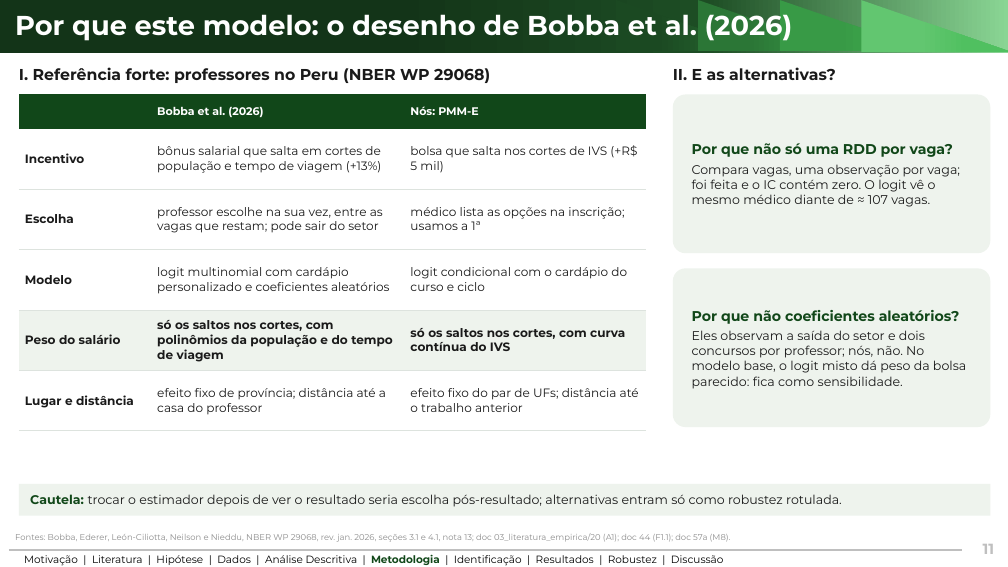
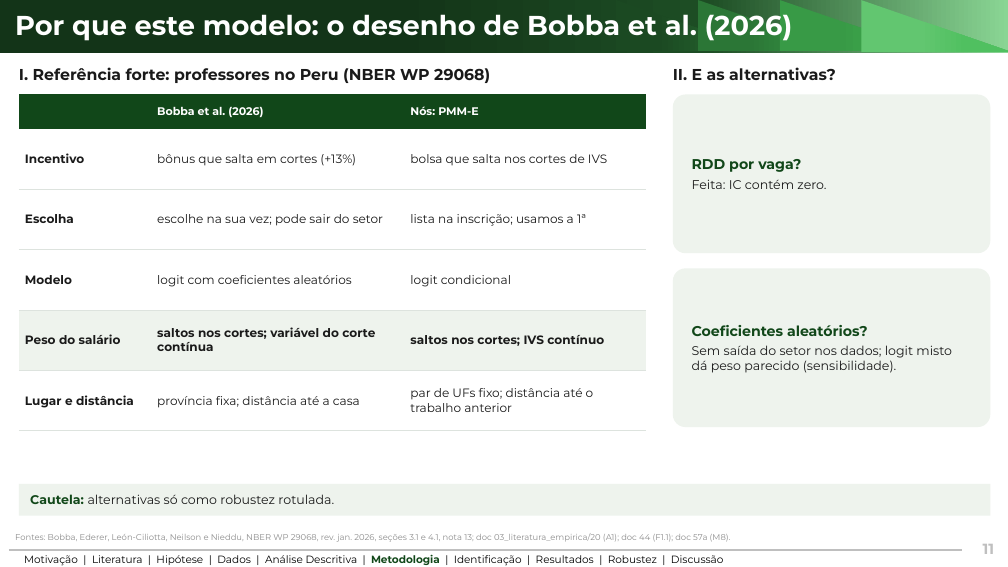
Before and after one commit to ka1victor/impact-eval-health-econ-pmme, a slide deck: slide 11 of output/apresentacao_banca_final/deck_banca_final.pptx. Drawn at 1008x567 pixels with LibreOffice and Linux fonts; fonts in the diff are those of the drawing; background and template pictures are left out. Boxes give left, top, right and bottom in pixels: in the first picture for what was removed or moved away, otherwise in the second. Text is boxed around its words. In the diff, an @@ line names an element or a change of style, - is before the commit and + after.

```diff
--- a/output/apresentacao_banca_final/deck_banca_final.pptx
+++ b/output/apresentacao_banca_final/deck_banca_final.pptx
@@ table at <box>19,95,647,431</box> @@
-row 2, column 2: bônus salarial que salta em cortes de população e tempo de viagem (+13%)
+row 2, column 2: bônus que salta em cortes (+13%)
-row 2, column 3: bolsa que salta nos cortes de IVS (+R$ 5 mil)
+row 2, column 3: bolsa que salta nos cortes de IVS
-row 3, column 2: professor escolhe na sua vez, entre as vagas que restam; pode sair do setor
+row 3, column 2: escolhe na sua vez; pode sair do setor
-row 3, column 3: médico lista as opções na inscrição; usamos a 1ª
+row 3, column 3: lista na inscrição; usamos a 1ª
-row 4, column 2: logit multinomial com cardápio personalizado e coeficientes aleatórios
+row 4, column 2: logit com coeficientes aleatórios
-row 4, column 3: logit condicional com o cardápio do curso e ciclo
+row 4, column 3: logit condicional
-row 5, column 2: só os saltos nos cortes, com polinômios da população e do tempo de viagem
+row 5, column 2: saltos nos cortes; variável do corte contínua
-row 5, column 3: só os saltos nos cortes, com curva contínua do IVS
+row 5, column 3: saltos nos cortes; IVS contínuo
-row 6, column 2: efeito fixo de província; distância até a casa do professor
+row 6, column 2: província fixa; distância até a casa
-row 6, column 3: efeito fixo do par de UFs; distância até o trabalho anterior
+row 6, column 3: par de UFs fixo; distância até o trabalho anterior
@@ text in rounded rectangle at <box>692,159,826,189</box>: text changed @@
-Por que não só uma RDD por vaga?
-Compara vagas, uma observação por vaga; foi feita e o IC contém zero. O logit vê o mesmo médico diante de ≈ 107 vagas.
+RDD por vaga?
+Feita: IC contém zero.
@@ text in rounded rectangle at <box>692,325,952,373</box>: text changed @@
-Por que não coeficientes aleatórios?
-Eles observam a saída do setor e dois concursos por professor; nós, não. No modelo base, o logit misto dá peso da bolsa parecido: fica como sensibilidade.
+Coeficientes aleatórios?
+Sem saída do setor nos dados; logit misto dá peso parecido (sensibilidade).
@@ text in rectangle at <box>30,494,334,504</box>: text changed @@
-Cautela: trocar o estimador depois de ver o resultado seria escolha pós-resultado; alternativas entram só como robustez rotulada.
+Cautela: alternativas só como robustez rotulada.
```
Also in this commit, not shown: 13 other slides changed, 5 other files.
